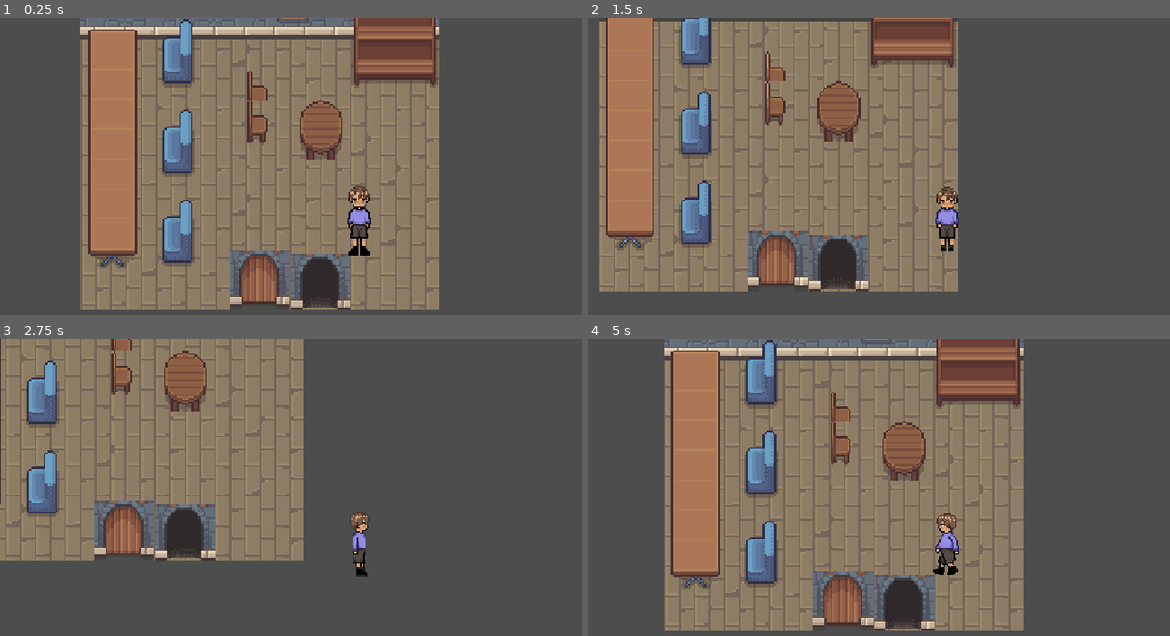
Above: before the commit, frames 1-4 (two rows, left to right).
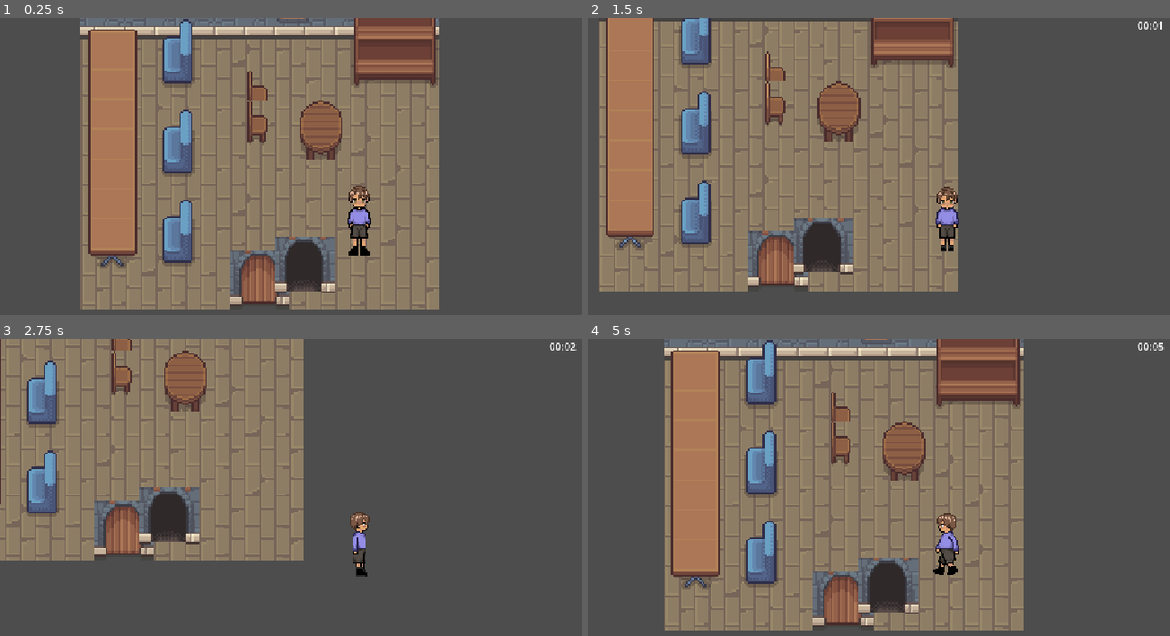
Above: after the commit, the same moments.

Repository: totallyastudentaccount/rpg
Game: Godot game, scene res://scene/main.tscn
Same seed, same stepped clock (60 frames per second), same inputs: the game is played once before the commit and once after it.
Inputs:
- Up to frame 1 (0.25 s): no input
- Up to frame 2 (1.5 s): tap Enter at 0.5 s; hold Right (ui_right) 0.53-1.28 s; hold Down (ui_down) from 1.28 s (still down)
- Up to frame 3 (2.75 s): release Down (ui_down) at 2.03 s; hold Right (ui_right) from 2.03 s (still down)
- Up to frame 4 (5 s): release Right (ui_right) at 2.78 s; hold Up (ui_up) 2.78-3.53 s; hold Left (ui_left) from 3.53 s (still down)

The runs differ from the first frame. In frame 1, 2.3% of the frame differs, in the area x 47-61%, y 73-99%; in frame 2, 2.4%; in frame 3, 2.5%; in frame 4, 2.5%, in the area x 46-100%, y 1-99%.

Commit message:
added time system

Diff:
--- a/project.godot
+++ b/project.godot
@@ -14,6 +14,10 @@
 run/main_scene="uid://cc7ts35cosrax"
 config/features=PackedStringArray("4.7", "Forward Plus")
 config/icon="res://icon.svg"
+
+[autoload]
+
+TimeManager="*uid://cgpiqfwpxy8j8"
 
 [display]
 
--- a/scene/main.tscn
+++ b/scene/main.tscn
@@ -2,6 +2,7 @@
 
 [ext_resource type="PackedScene" uid="uid://bmm45q7qm0oxi" path="res://scene/Characters/player.tscn" id="1_itxqv"]
 [ext_resource type="PackedScene" uid="uid://c4e5dikws5en2" path="res://scene/maps/house.tscn" id="1_v0l8b"]
+[ext_resource type="PackedScene" uid="uid://d0dr0nm1g0jtu" path="res://scene/menus/HUD.tscn" id="3_wp4xf"]
 
 [node name="main" type="Node2D" unique_id=433232691]
 
@@ -14,3 +15,5 @@
 
 [node name="Camera2D" type="Camera2D" parent="player" unique_id=497314742]
 zoom = Vector2(1.5, 1.5)
+
+[node name="CanvasLayer" parent="." unique_id=1140548135 instance=ExtResource("3_wp4xf")]
--- a/scene/maps/house.tscn
+++ b/scene/maps/house.tscn
@@ -3,7 +3,7 @@
 [ext_resource type="Texture2D" uid="uid://diwmajcsmbsl3" path="res://assets/tilesets/house/Interior.png" id="1_ae14o"]
 [ext_resource type="Texture2D" uid="uid://b8c812il0etx2" path="res://assets/tilesets/house/house_details.png" id="2_3bjdp"]
 [ext_resource type="Texture2D" uid="uid://dkhcthtnjrin8" path="res://assets/tilesets/house/walls_floor.png" id="3_52fq0"]
-[ext_resource type="PackedScene" uid="uid://xqxbxnl8n8b1" path="res://scene/base_door.tscn" id="4_ce7p6"]
+[ext_resource type="PackedScene" uid="uid://xqxbxnl8n8b1" path="res://scene/misc/base_door.tscn" id="4_ce7p6"]
 
 [sub_resource type="TileSetAtlasSource" id="TileSetAtlasSource_2813k"]
 texture = ExtResource("1_ae14o")
@@ -942,9 +942,13 @@
 2:16/0 = 0
 3:16/0 = 0
 
+[sub_resource type="TileSetScenesCollectionSource" id="TileSetScenesCollectionSource_ce7p6"]
+scenes/1/scene = ExtResource("4_ce7p6")
+
 [sub_resource type="TileSet" id="TileSet_wc7jt"]
 sources/0 = SubResource("TileSetAtlasSource_ae14o")
 sources/1 = SubResource("TileSetAtlasSource_3bjdp")
+sources/2 = SubResource("TileSetScenesCollectionSource_ce7p6")
 
 [node name="house" type="Node2D" unique_id=1062916822]
 scale = Vector2(2, 2)
@@ -954,9 +958,5 @@
 tile_set = SubResource("TileSet_bm3lg")
 
 [node name="TileMapLayer" type="TileMapLayer" parent="TileMapLayer" unique_id=1036442834]
-tile_map_data = PackedByteArray("AAAWAAUAAAAEAAUAAAAWAAYAAAA …(960 unchanged characters)… IAAMAAAANAA4AAAAHAAQAAAAOAA4AAAAIAAQAAAA=")
+tile_map_data = PackedByteArray("AAAWAAUAAAAEAAUAAAAWAAYAAAA …(960 unchanged characters)… IAAMAAAANAA4AAAAHAAQAAAAOAA4AAAAIAAQAAAAUAA4AAgAAAAAAAQA=")
 tile_set = SubResource("TileSet_wc7jt")
-
-[node name="BaseDoor" parent="TileMapLayer/TileMapLayer" unique_id=1332071849 instance=ExtResource("4_ce7p6")]
-position = Vector2(336.5, 241)
-target_scene = "uid://dycwt6ds5l8oe"
--- /dev/null
+++ b/scene/menus/HUD.tscn
@@ -0,0 +1,29 @@
+[gd_scene format=3 uid="uid://d0dr0nm1g0jtu"]
+
+[ext_resource type="Script" uid="uid://764fv2im4ioq" path="res://scene/menus/hud.gd" id="1_soch2"]
+
+[node name="CanvasLayer" type="CanvasLayer" unique_id=1140548135]
+script = ExtResource("1_soch2")
+
+[node name="Control" type="Control" parent="." unique_id=1745073132]
+layout_mode = 3
+anchors_preset = 8
+anchor_left = 0.5
+anchor_top = 0.5
+anchor_right = 0.5
+anchor_bottom = 0.5
+offset_left = -574.0
+offset_top = -324.0
+offset_right = 577.0
+offset_bottom = 322.0
+grow_horizontal = 2
+grow_vertical = 2
+
+[node name="timeLabel" type="Label" parent="Control" unique_id=980440714]
+layout_mode = 1
+anchors_preset = 1
+anchor_left = 1.0
+anchor_right = 1.0
+offset_left = -272.0
+offset_bottom = 54.0
+grow_horizontal = 0
--- /dev/null
+++ b/scene/menus/hud.gd
@@ -0,0 +1,13 @@
+extends CanvasLayer
+
+# This grabs your text label automatically from your scene tree
+@onready var time_label: Label = $Control/timeLabel
+
+func _ready() -> void:
+	# Make sure the name matches whatever you called your Autoload script
+	# (e.g., TimeManager, TimeSystem, or time_manager)
+	TimeManager.time_changed.connect(_on_time_changed)
+
+func _on_time_changed(hours: int, minutes: int) -> void:
+	# Updates your UI text automatically
+	time_label.text = "%02d:%02d" % [hours, minutes]
--- /dev/null
+++ b/scene/menus/quit.tscn
@@ -0,0 +1,3 @@
+[gd_scene format=3 uid="uid://cdyrdykwjevvw"]
+
+[node name="Quit" type="Node2D" unique_id=603668906]
--- /dev/null
+++ b/scene/menus/settings.tscn
@@ -0,0 +1,3 @@
+[gd_scene format=3 uid="uid://dsqc3gaqm4ho2"]
+
+[node name="Settings" type="Node2D" unique_id=1156029871]
--- a/scene/base_door.tscn
+++ b/scene/misc/base_door.tscn
@@ -12,6 +12,7 @@
 
 [node name="BaseDoor" type="Area2D" unique_id=1332071849]
 script = ExtResource("1_ox5o8")
+target_scene = "uid://dycwt6ds5l8oe"
 
 [node name="Sprite2D" type="Sprite2D" parent="." unique_id=31785083]
 texture = SubResource("AtlasTexture_wc7jt")
--- /dev/null
+++ b/script/mood.gd
@@ -0,0 +1,11 @@
+extends Node
+
+
+# Called when the node enters the scene tree for the first time.
+func _ready() -> void:
+	pass # Replace with function body.
+
+
+# Called every frame. 'delta' is the elapsed time since the previous frame.
+func _process(delta: float) -> void:
+	pass
--- /dev/null
+++ b/script/time_manager.gd
@@ -0,0 +1,30 @@
+class_name TimeSystem
+extends Node
+
+@export var tick_per_second: float = 60.0
+
+var seconds: float = 0.0
+var minutes: int = 0
+var hours: int = 0
+var days: int = 0
+
+# Signal that passes hours and minutes
+signal time_changed(hours: int, minutes: int)
+
+func _process(delta: float) -> void:
+	seconds += delta * tick_per_second
+
+	if seconds >= 60.0:
+		seconds = fmod(seconds, 60.0)
+		minutes += 1
+
+		if minutes >= 60:
+			minutes = 0
+			hours += 1
+
+			if hours >= 24:
+				hours = 0
+				days += 1
+
+		# Only emit the signal when a minute actually changes
+		time_changed.emit(hours, minutes)
--- a/script/walkThroughDoor.gd
+++ b/script/walkThroughDoor.gd
@@ -7,6 +7,6 @@
 	# Replace 'Player' with the exact name or class of your player node
 	if body.name == "player":
 		if target_scene != "":
-			get_tree().change_scene_to_file(target_scene)
+			get_tree().call_deferred("change_scene_to_file", target_scene)
 		else:
 			print("Warning: No target scene assigned to this door!")
Not shown, added: scene/menus/hud.gd.uid
Not shown, added: script/mood.gd.uid
Not shown, added: script/time_manager.gd.uid
